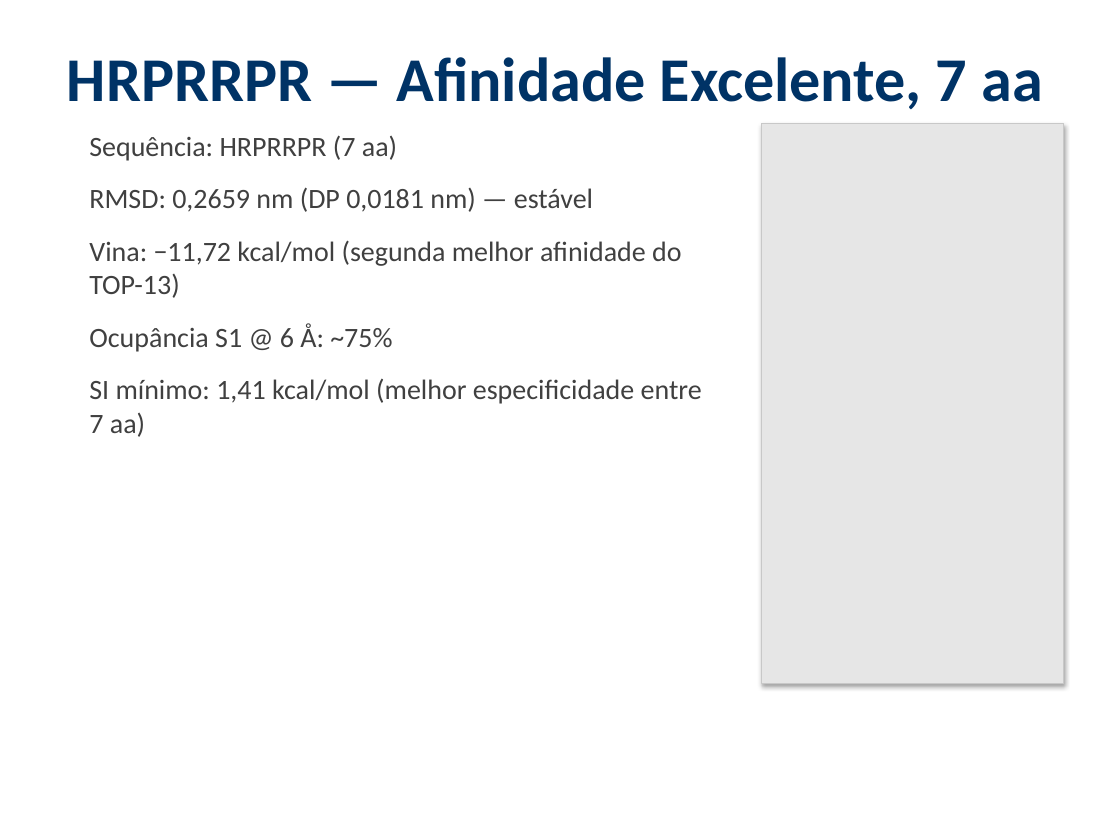
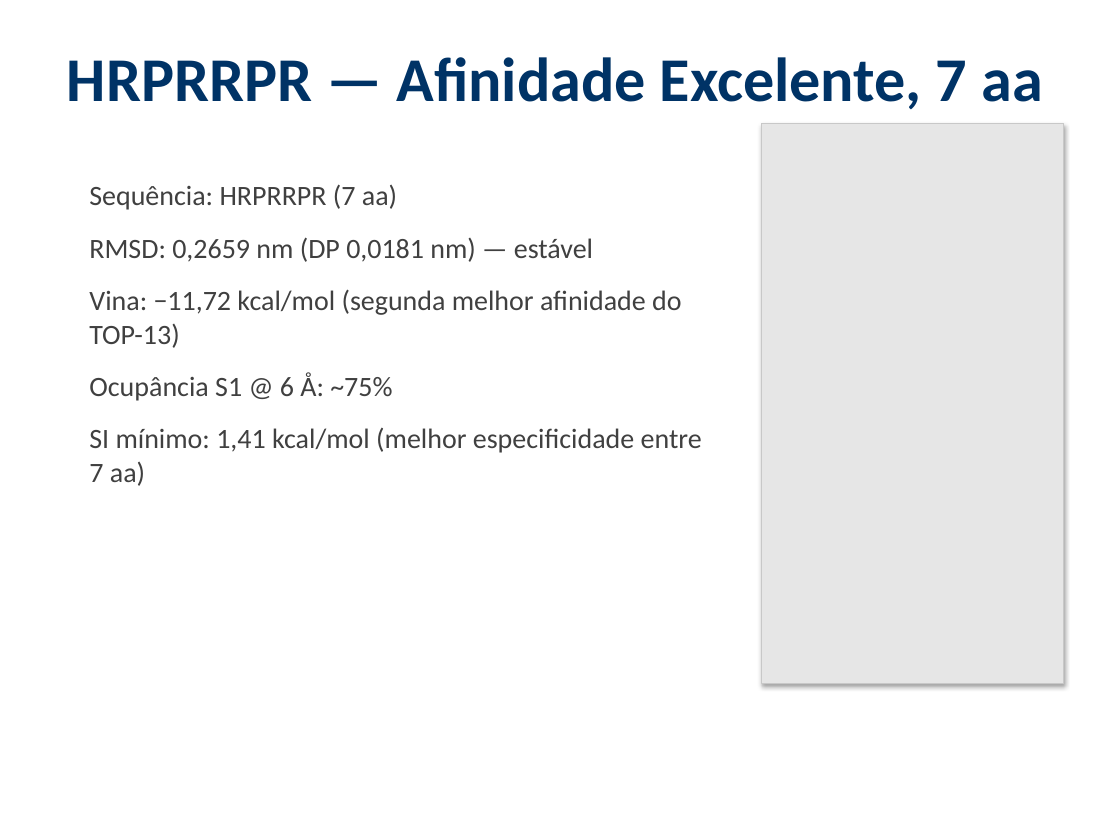
Before and after one commit to eulaliobqi/design-inibidores, a slide deck: slide 17 of apresentacao_design_inibidores.pptx. Drawn at 1120x840 pixels with LibreOffice and Linux fonts; fonts in the diff are those of the drawing. Boxes give left, top, right and bottom in pixels: in the first picture for what was removed or moved away, otherwise in the second. Text is boxed around its words. In the diff, an @@ line names an element or a change of style, - is before the commit and + after.

```diff
--- a/apresentacao_design_inibidores.pptx
+++ b/apresentacao_design_inibidores.pptx
@@ text "Sequência: HRPRRPR (7 aa)": place and size @@
-text "Sequência: HRPRRPR (7 aa)" at [89,135,702,437]
+text "Sequência: HRPRRPR (7 aa)" at [89,184,702,486]
```
Also in this commit, not shown: 18 other slides changed, 3 slides added, 4 other files.
